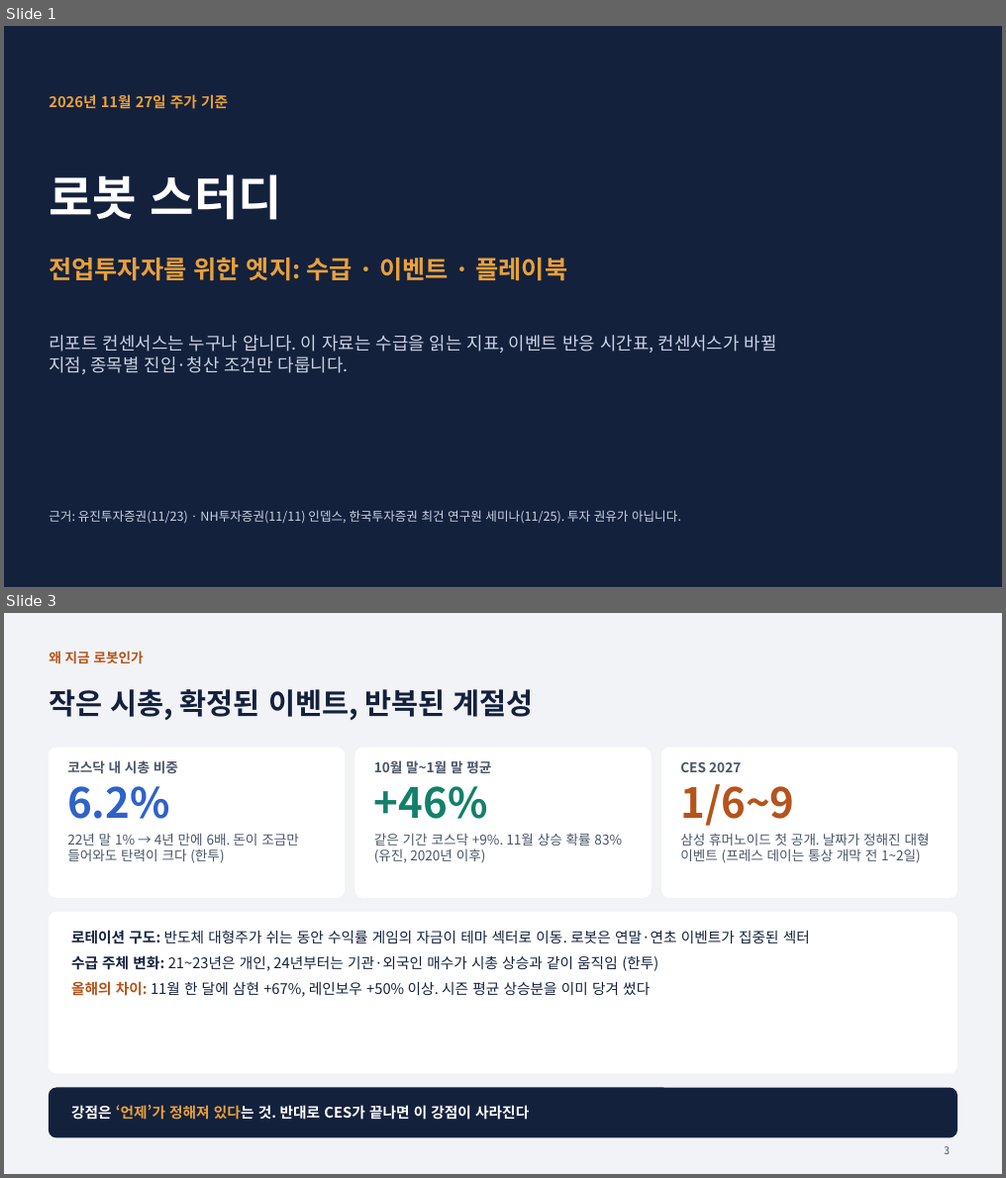
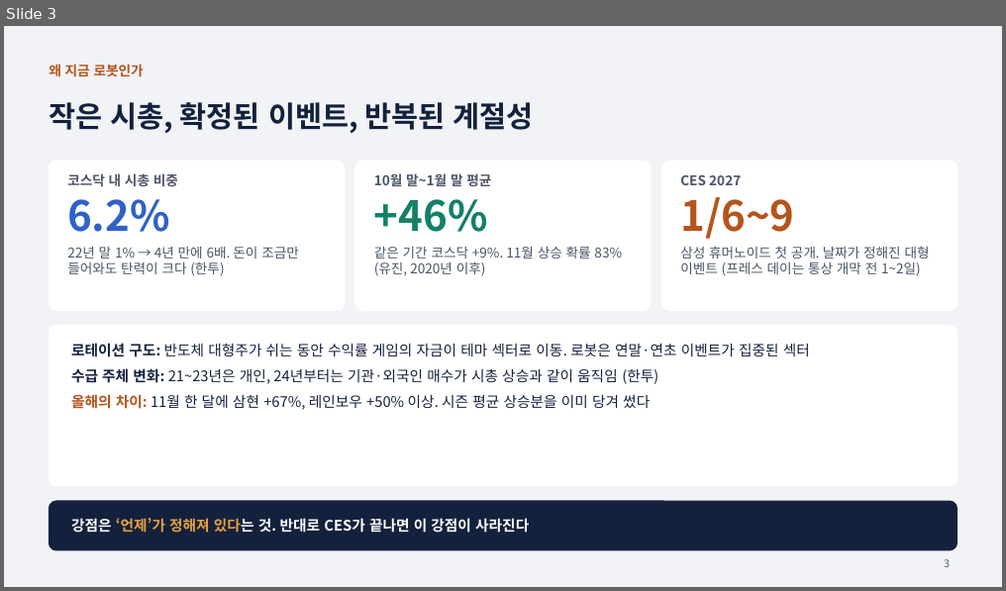
Before and after one commit to fred03094708-ctrl/-, a slide deck: 로봇_스터디.pptx. Shown one above the other, each under a label of ours: slides 1 and 3 before the commit, slide 3 after it; the slides between them are not shown. The pictures are 1006x1178 and 1006x591 pixels, drawn with LibreOffice and Linux fonts; fonts in the diff are those of the drawing. Boxes give left, top, right and bottom in pixels: in the first picture for what was removed or moved away, otherwise in the second. Text is boxed around its words. In the diff, an @@ line names an element or a change of style, - is before the commit and + after.

```diff
--- a/로봇_스터디.pptx
+++ b/로봇_스터디.pptx
@@ slide 1 removed at [4, 26, 1002, 587], background #14213D @@
@@ text removed at [49, 94, 228, 109] @@
-2026년 11월 27일 주가 기준
@@ title removed at [49, 174, 282, 220] @@
-로봇 스터디
@@ text removed at [49, 258, 567, 281] @@
-전업투자자를 위한 엣지: 수급 · 이벤트 · 플레이북
@@ text removed at [49, 335, 777, 374] @@
-리포트 컨센서스는 누구나 압니다. 이 자료는 수급을 읽는 지표, 이벤트 반응 시간표, 컨센서스가 바뀔 지점, 종목별 진입·청산 조건만 다룹니다.
@@ text removed at [49, 510, 681, 524] @@
-근거: 유진투자증권(11/23) · NH투자증권(11/11) 인뎁스, 한국투자증권 최건 연구원 세미나(11/25). 투자 권유가 아닙니다.
```
Also in this commit, not shown: 5 slides changed, 1 slide added, 1 other slide removed, 1 other file.
